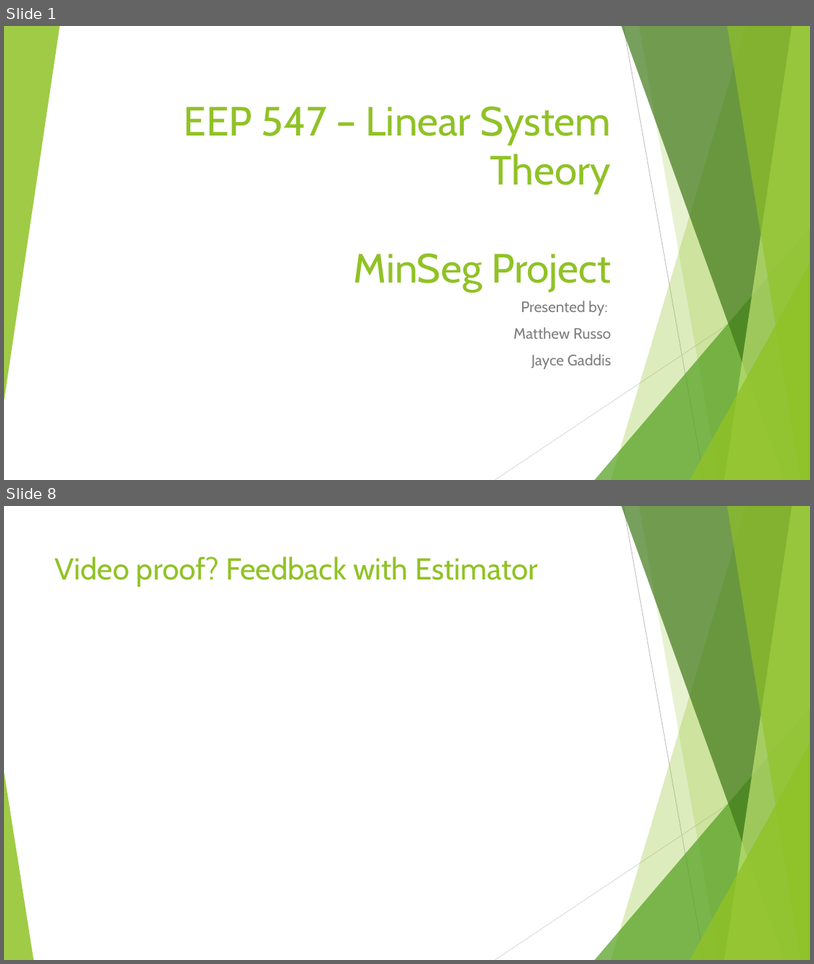
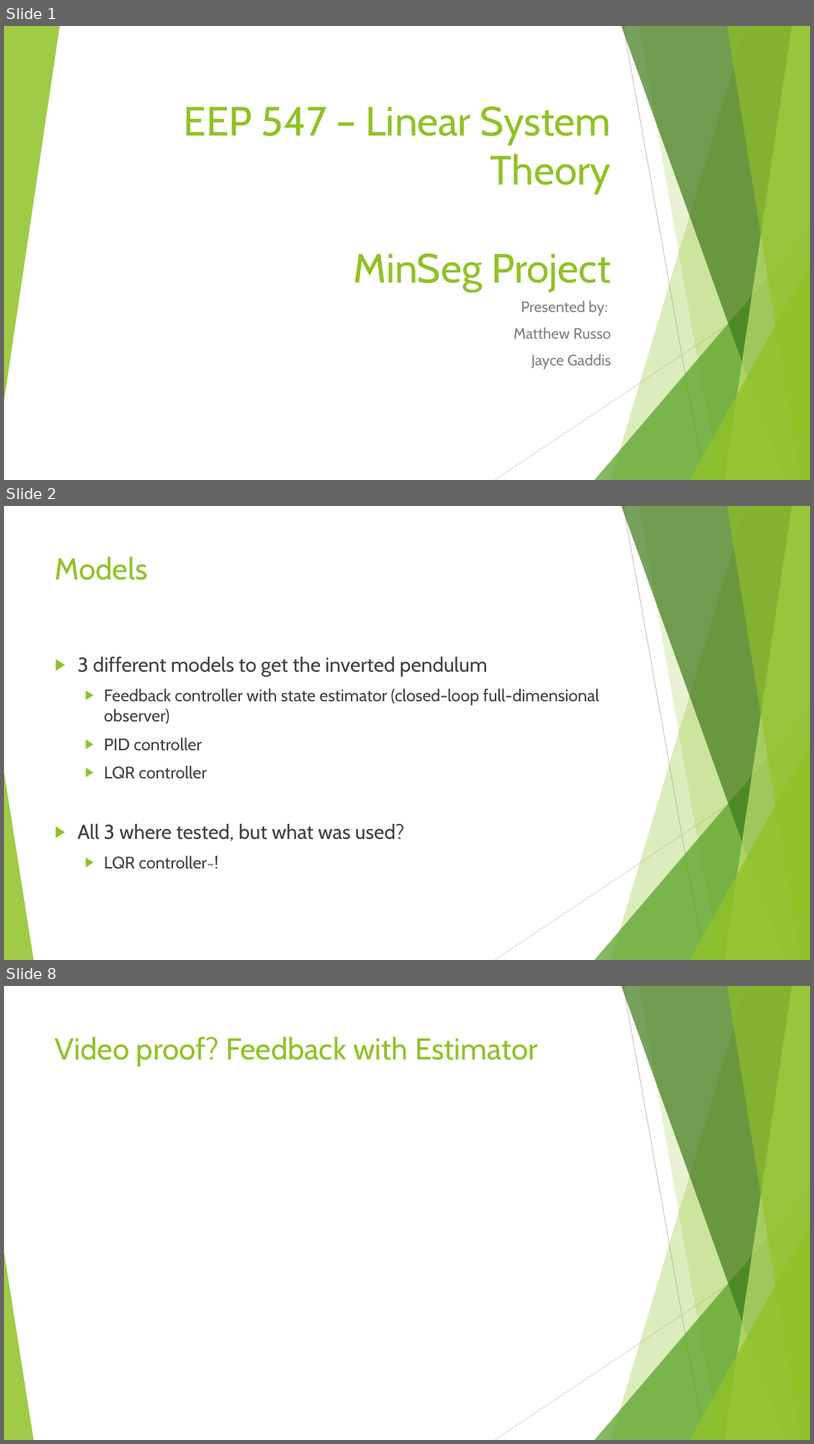
Before and after one commit to mcrusso2/EEP547_Project, a slide deck: Russo_Gaddis_EEP547_project.pptx. Shown one above the other, each under a label of ours: slides 1 and 8 before the commit, slides 1, 2 and 8 after it; the slides between them are not shown. The pictures are 814x964 and 814x1444 pixels, drawn with LibreOffice and Linux fonts; fonts in the diff are those of the drawing. Boxes give left, top, right and bottom in pixels: in the first picture for what was removed or moved away, otherwise in the second. Text is boxed around its words. In the diff, an @@ line names an element or a change of style, - is before the commit and + after.

```diff
--- a/Russo_Gaddis_EEP547_project.pptx
+++ b/Russo_Gaddis_EEP547_project.pptx
@@ slide 2 added at (4,506,810,960), background #FFFFFF; not listed: 10 template elements that a slide beside it also shows @@
@@ title added at (55,556,148,580), 36 pt, text #90C226 @@
+Models
@@ text added at (77,656,600,869), 20 pt, text #404040 @@
+▶ 3 different models to get the inverted pendulum
+  ▶ Feedback controller with state estimator (closed-loop full-dimensional observer)
+  ▶ PID controller
+  ▶ LQR controller
+▶ All 3 where tested, but what was used?
+  ▶ LQR controller~!
```
Also in this commit, not shown: 5 slides changed, 1 other slide added, 1 slide removed.
